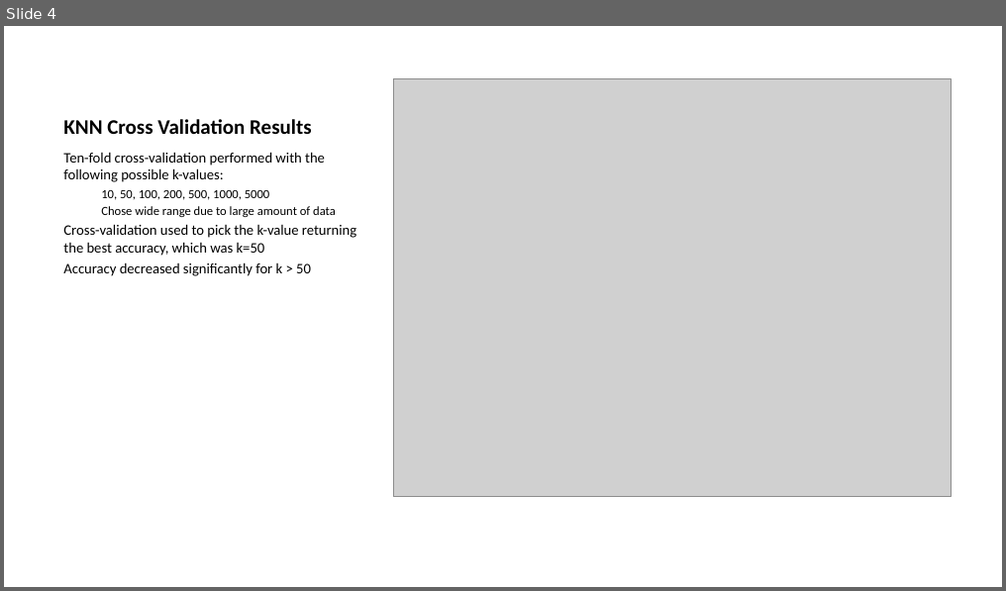
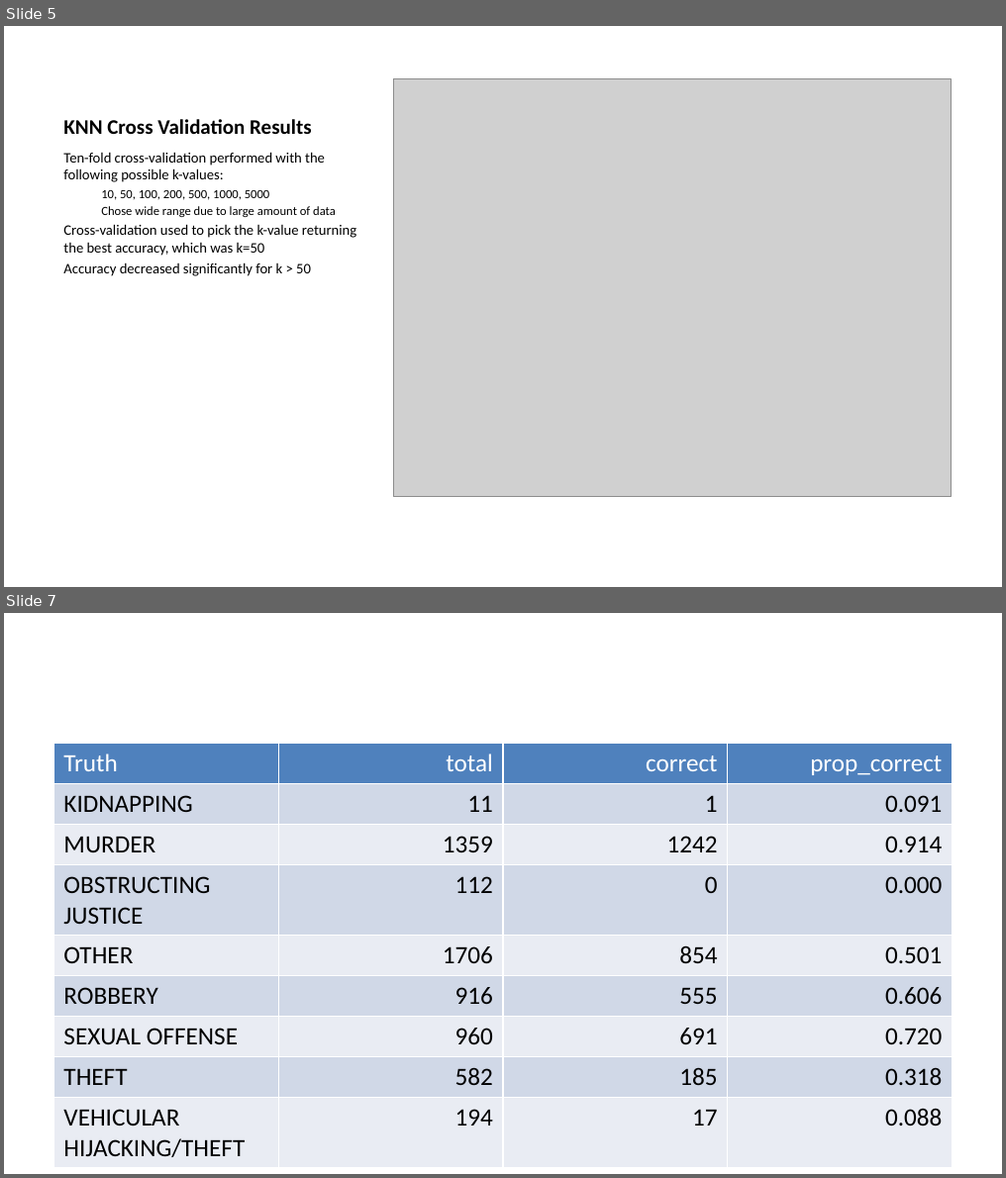
Before and after one commit to dsci445-csu/project-5, a slide deck: Presentation/AaronSlides.pptx. Shown one above the other, each under a label of ours: slide 4 before the commit, slides 5 and 7 after it; the slides between them are not shown. The pictures are 1006x591 and 1006x1178 pixels, drawn with LibreOffice and Linux fonts; fonts in the diff are those of the drawing; grey boxes stand for pictures. Boxes give left, top, right and bottom in pixels: in the first picture for what was removed or moved away, otherwise in the second. Text is boxed around its words. In the diff, an @@ line names an element or a change of style, - is before the commit and + after.

```diff
--- a/Presentation/AaronSlides.pptx
+++ b/Presentation/AaronSlides.pptx
@@ slide 7 added at <box>4,613,1002,1174</box>, background #FFFFFF @@
@@ table added at <box>54,744,952,1161</box>, 9 rows, 4 columns @@
+Truth | total | correct | prop_correct
+KIDNAPPING | 11 | 1 | 0.091
+MURDER | 1359 | 1242 | 0.914
+OBSTRUCTING JUSTICE | 112 | 0 | 0.000
+OTHER | 1706 | 854 | 0.501
+ROBBERY | 916 | 555 | 0.606
+SEXUAL OFFENSE | 960 | 691 | 0.720
+THEFT | 582 | 185 | 0.318
+VEHICULAR HIJACKING/THEFT | 194 | 17 | 0.088
@@ what was slide 4 is now slide 5 @@
```
Also in this commit, not shown: 2 slides changed, 2 other slides added, 1 slide removed, 1 other file.
